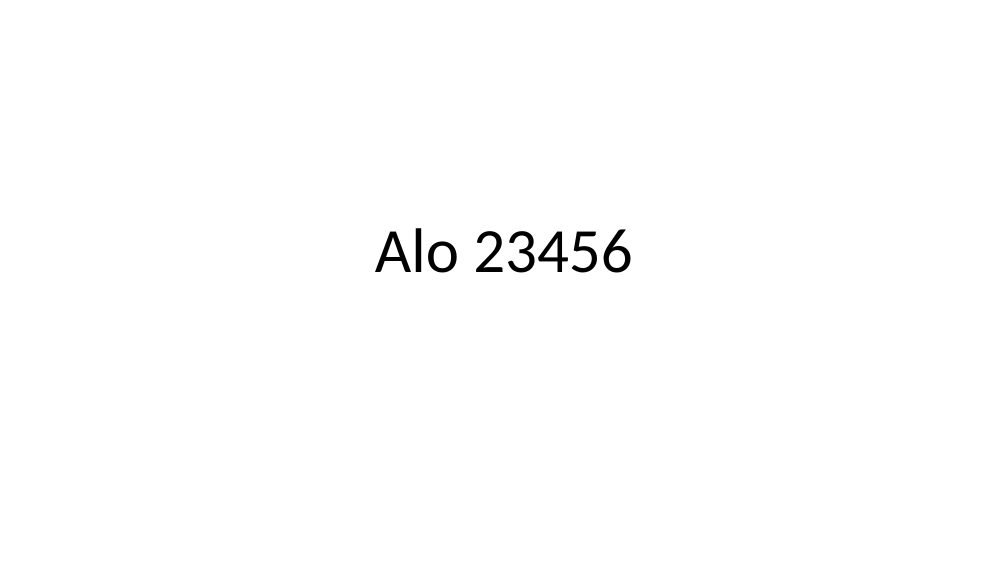
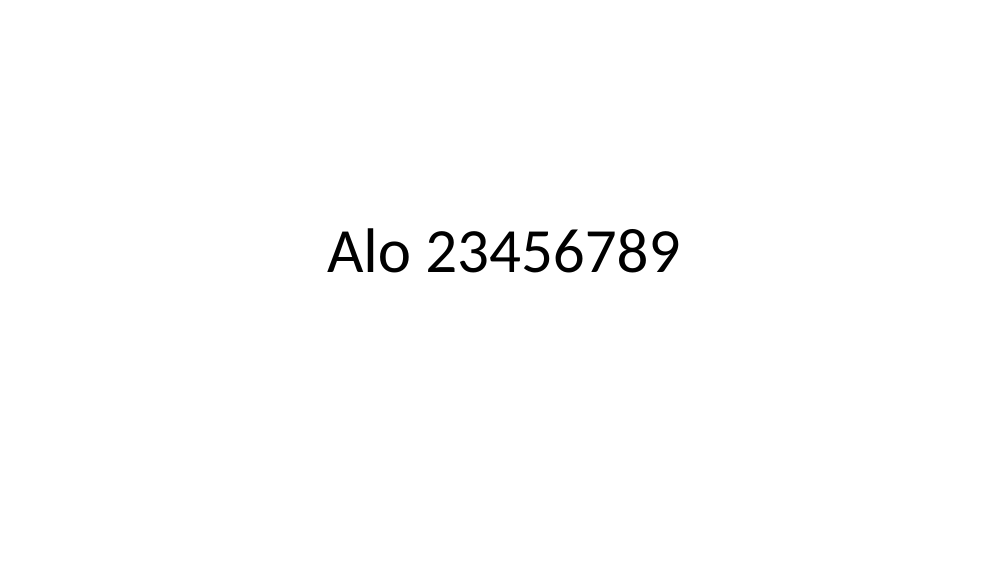
Before and after one commit to Fc0Villab/Ejempl1, a slide deck: slide 1 of Alo.pptx. Drawn at 1008x567 pixels with LibreOffice and Linux fonts; fonts in the diff are those of the drawing. Boxes give left, top, right and bottom in pixels: in the first picture for what was removed or moved away, otherwise in the second. Text is boxed around its words. In the diff, an @@ line names an element or a change of style, - is before the commit and + after.

Commit message:
mensaje1

```diff
--- a/Alo.pptx
+++ b/Alo.pptx
@@ title at box(327, 228, 680, 273): text changed @@
-Alo 23456
+Alo 23456789
```
